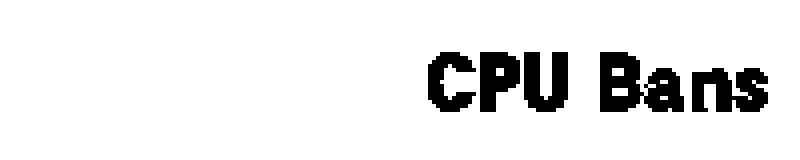
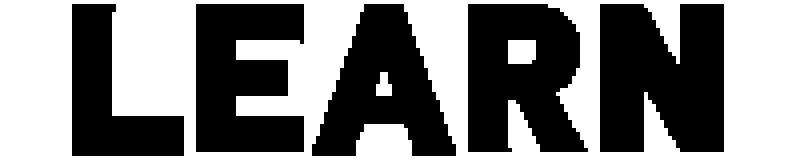
Layers edited between the first and the second 800x160 image:
added layer "LEARN" above "AUCTION" over [72, 4, 724, 156]
hid "CPU Bans" over [428, 52, 768, 112]
